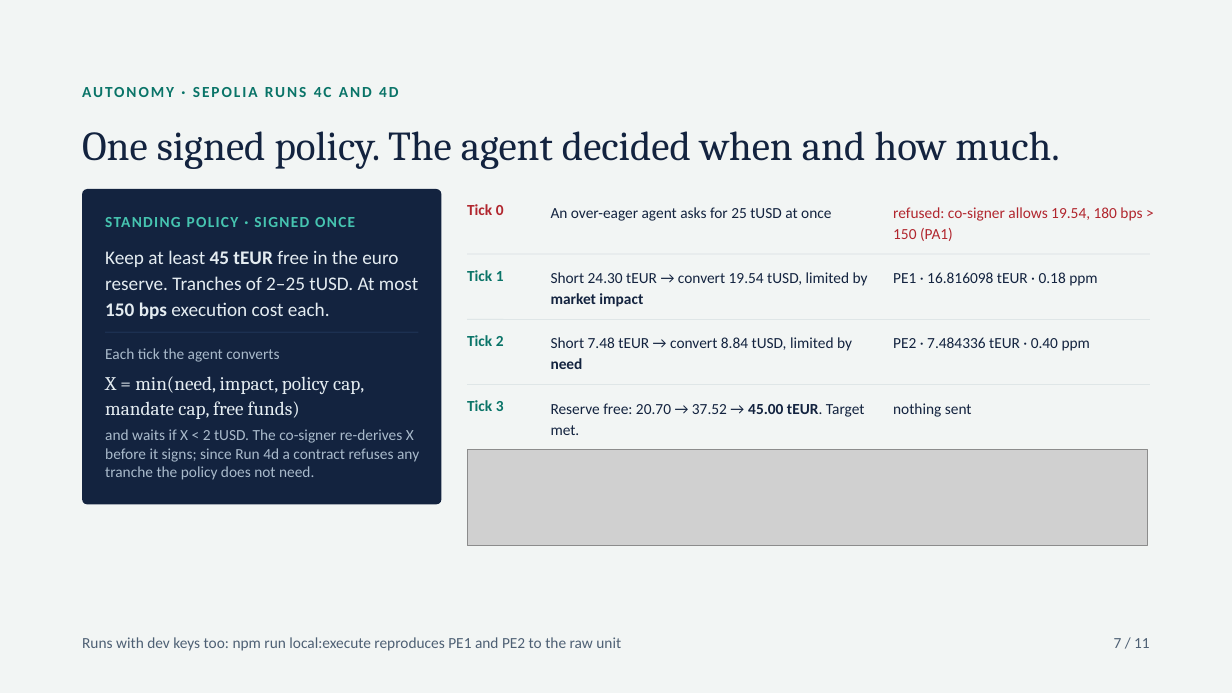
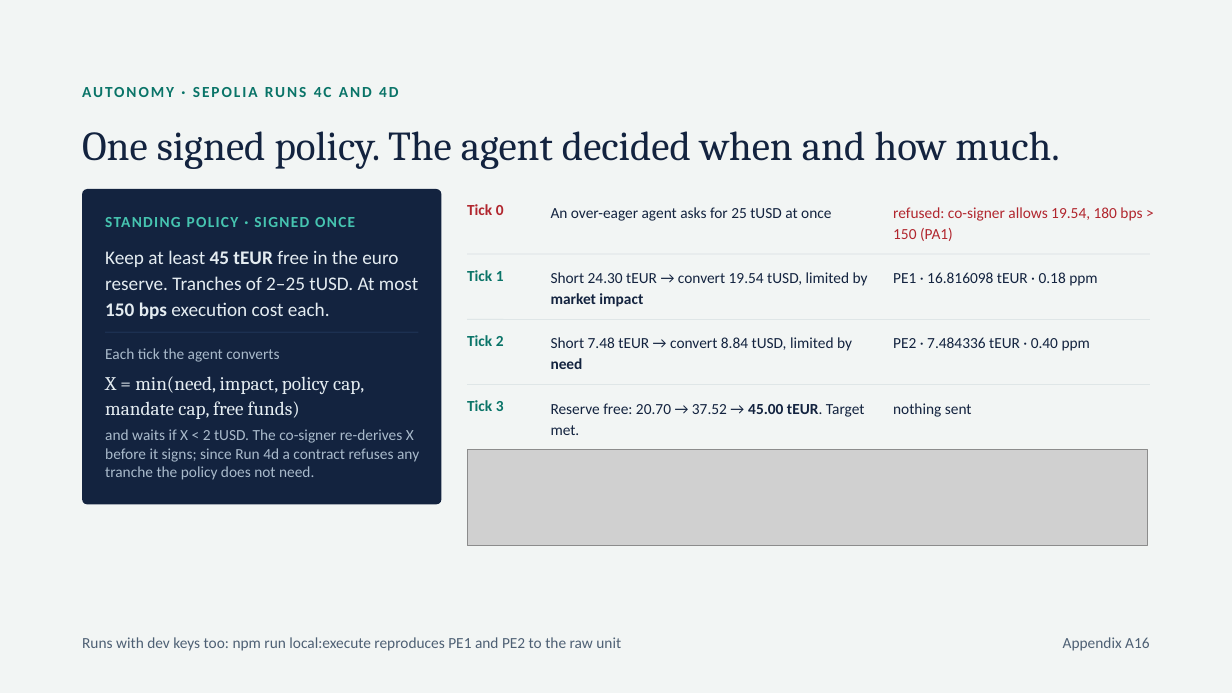
Before and after one commit to Nightcore709/qed-agent-wallet, a slide deck: slide 28 of presentation/QED-Final-Pitch.pptx (slide 7 before the commit). Drawn at 1232x693 pixels with LibreOffice and Linux fonts; fonts in the diff are those of the drawing; grey boxes stand for pictures. Boxes give left, top, right and bottom in pixels: in the first picture for what was removed or moved away, otherwise in the second. Text is boxed around its words. In the diff, an @@ line names an element or a change of style, - is before the commit and + after.

```diff
--- a/presentation/QED-Final-Pitch.pptx
+++ b/presentation/QED-Final-Pitch.pptx
@@ text at box(1063, 637, 1149, 651): text changed @@
-7 / 11
+Appendix A16
```
Also in this commit, not shown: 11 other slides changed, 3 slides added, 3 other files.
